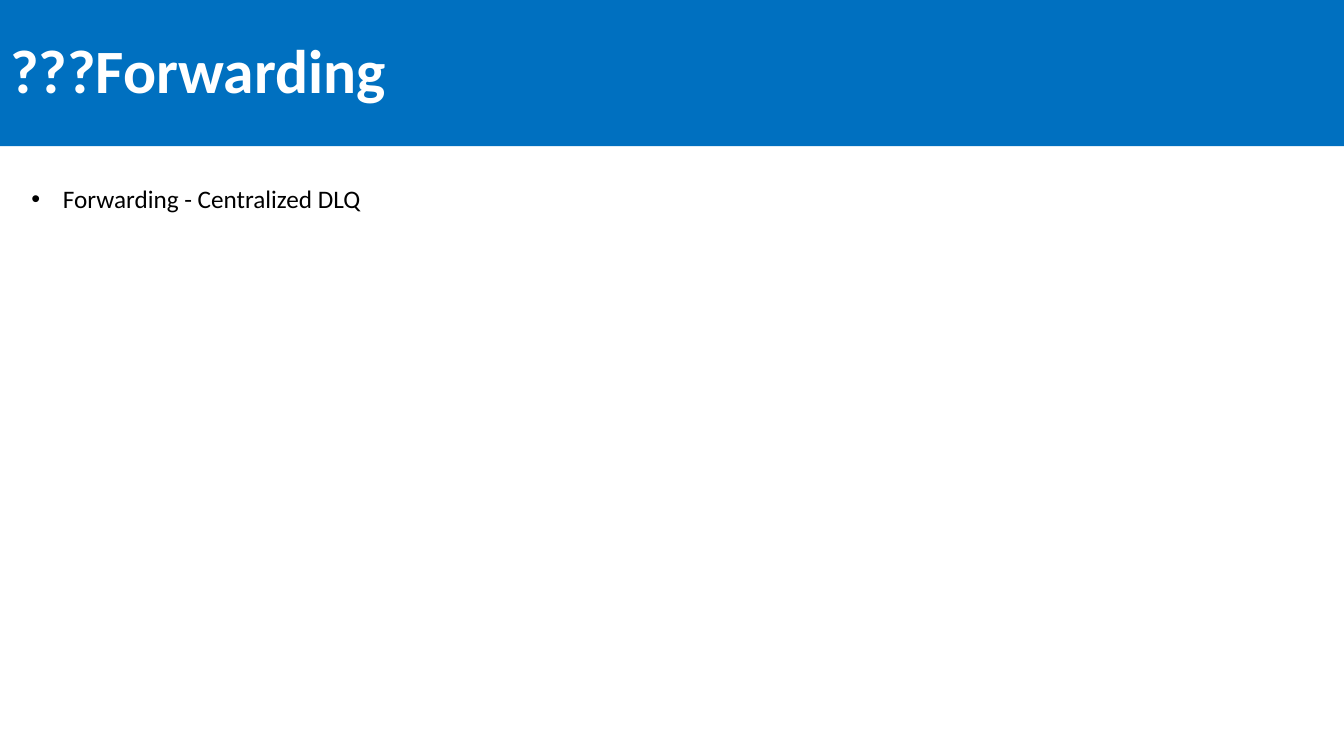
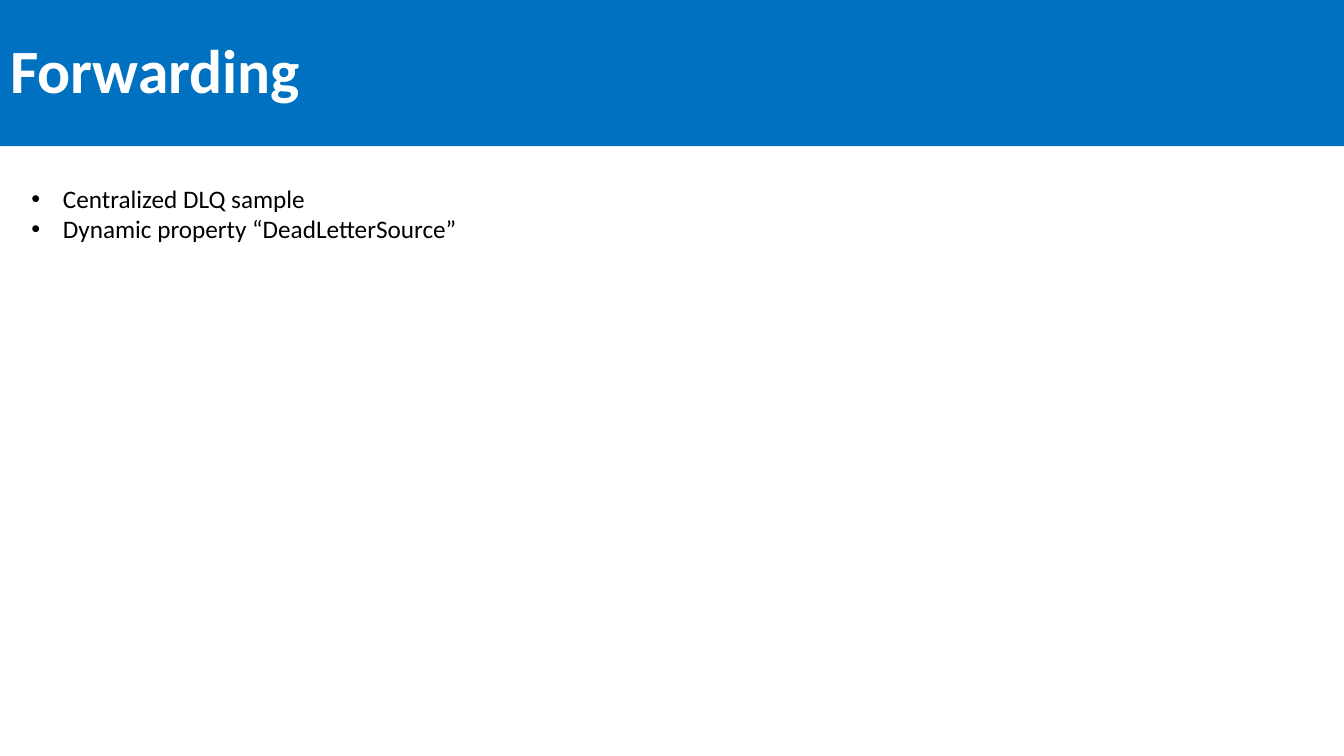
Before and after one commit to SeanFeldman/ASB-AustinAzure, a slide deck: slide 23 of Azure Service Bus Austin Azure usergroup 2016-09-08.pptx (slide 22 before the commit). Drawn at 1344x756 pixels with LibreOffice and Linux fonts; fonts in the diff are those of the drawing. Boxes give left, top, right and bottom in pixels: in the first picture for what was removed or moved away, otherwise in the second. Text is boxed around its words. In the diff, an @@ line names an element or a change of style, - is before the commit and + after.

```diff
--- a/Azure Service Bus Austin Azure usergroup 2016-09-08.pptx
+++ b/Azure Service Bus Austin Azure usergroup 2016-09-08.pptx
@@ title at bbox=[10, 49, 300, 104]: text changed @@
-???Forwarding
+Forwarding
@@ text at bbox=[63, 190, 456, 242]: text changed @@
-• Forwarding - Centralized DLQ
+• Centralized DLQ sample
+• Dynamic property “DeadLetterSource”
```
Also in this commit, not shown: 10 other slides changed, 3 slides added, 2 slides removed, 3 other files.
